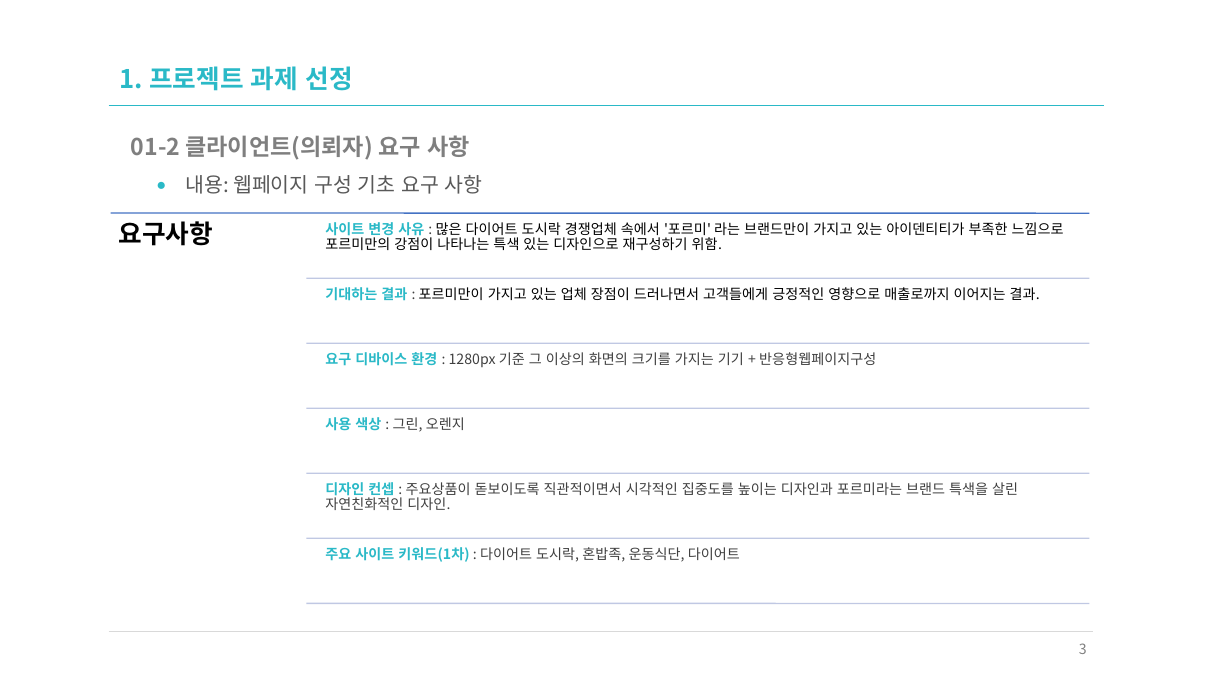
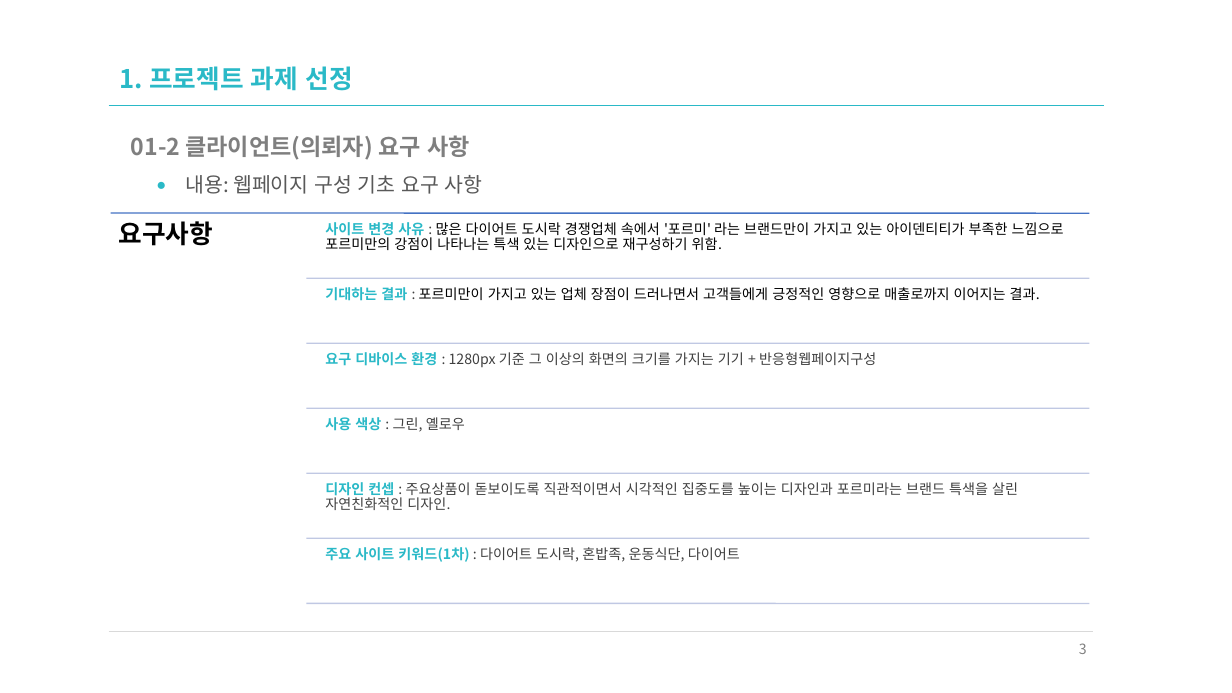
Before and after one commit to yeonwoochoe/yw_house_web, a slide deck: slide 3 of PROJECT/00_formi/n_01_UIUX요구분석_포르미.pptx. Drawn at 1232x693 pixels with LibreOffice and Linux fonts; fonts in the diff are those of the drawing. Boxes give left, top, right and bottom in pixels: in the first picture for what was removed or moved away, otherwise in the second. Text is boxed around its words. In the diff, an @@ line names an element or a change of style, - is before the commit and + after.

Commit message:
0913_시험과제제출용

```diff
--- a/PROJECT/00_formi/n_01_UIUX요구분석_포르미.pptx
+++ b/PROJECT/00_formi/n_01_UIUX요구분석_포르미.pptx
@@ text at box(325, 417, 465, 432): text changed @@
-사용 색상 : 그린, 오렌지
+사용 색상 : 그린, 옐로우
```
Also in this commit, not shown: 21 other files.
